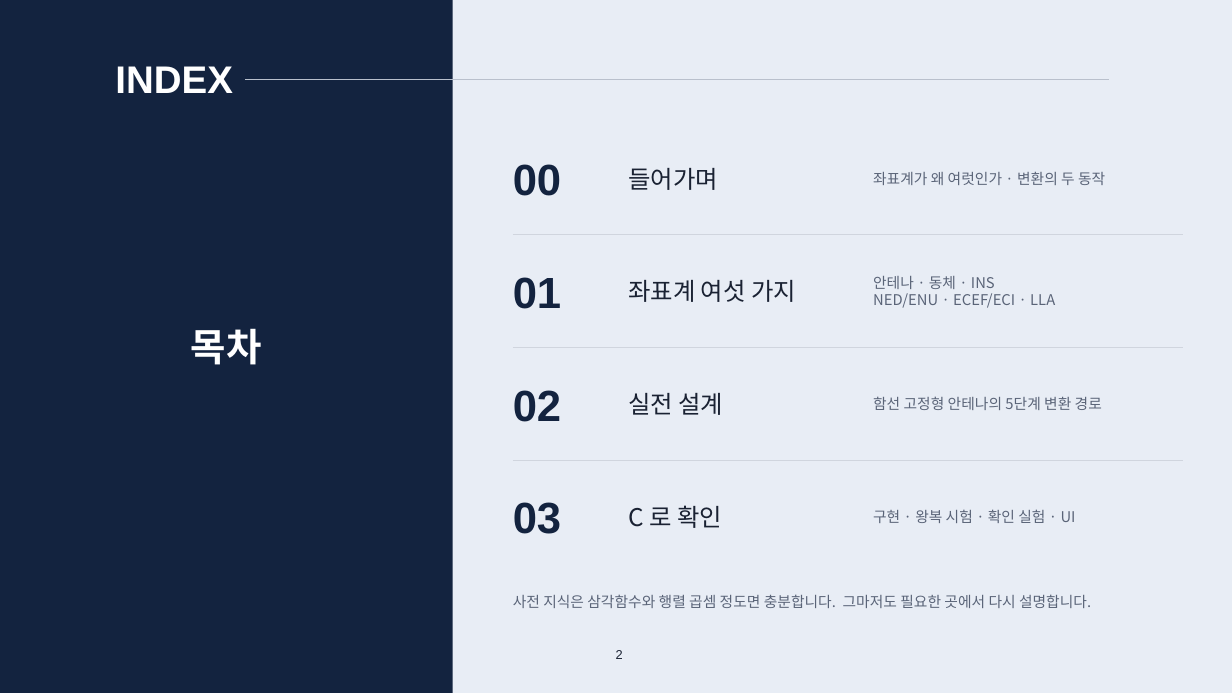
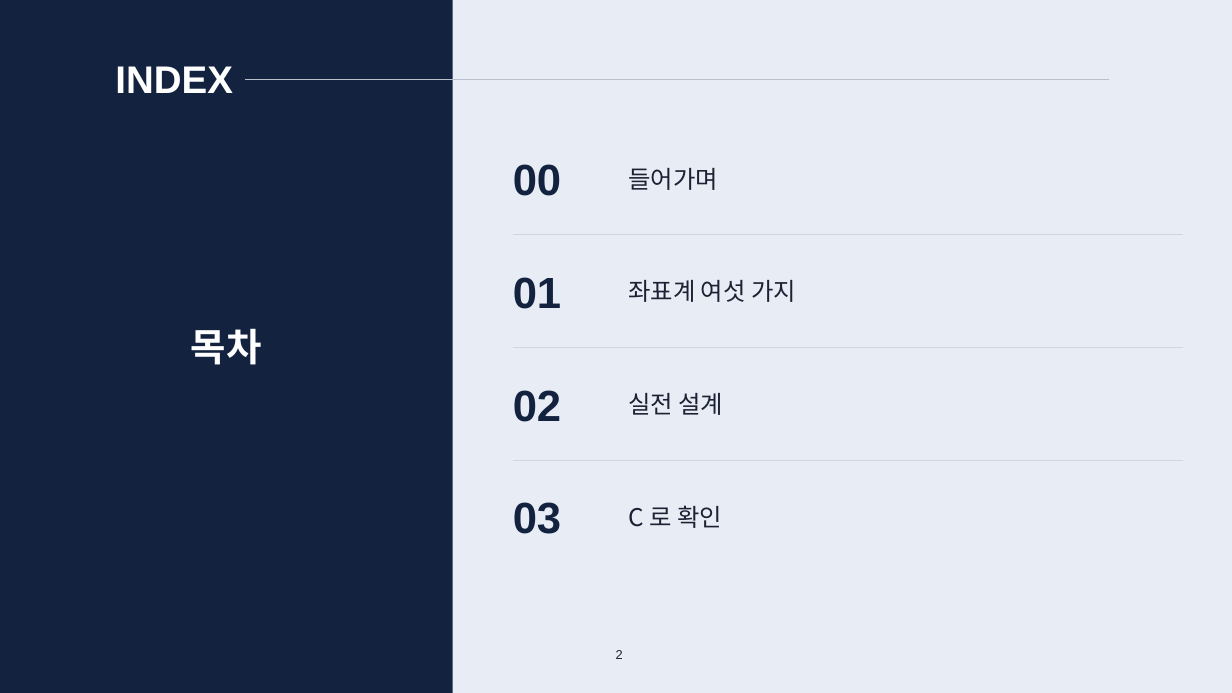
Before and after one commit to harley-hwan/IpcProc, a slide deck: slide 2 of Part2_CoordFrames/ref/산출물/Chapter2_coordinate_systems.pptx. Drawn at 1232x693 pixels with LibreOffice and Linux fonts; fonts in the diff are those of the drawing. Boxes give left, top, right and bottom in pixels: in the first picture for what was removed or moved away, otherwise in the second. Text is boxed around its words. In the diff, an @@ line names an element or a change of style, - is before the commit and + after.

```diff
--- a/Part2_CoordFrames/ref/산출물/Chapter2_coordinate_systems.pptx
+++ b/Part2_CoordFrames/ref/산출물/Chapter2_coordinate_systems.pptx
@@ text removed at bbox=[873, 172, 1105, 185] @@
-좌표계가 왜 여럿인가 · 변환의 두 동작
@@ text removed at bbox=[873, 276, 1055, 308] @@
-안테나 · 동체 · INS
-NED/ENU · ECEF/ECI · LLA
@@ text removed at bbox=[873, 396, 1102, 410] @@
-함선 고정형 안테나의 5단계 변환 경로
@@ text removed at bbox=[873, 509, 1076, 523] @@
-구현 · 왕복 시험 · 확인 실험 · UI
@@ text removed at bbox=[513, 594, 1091, 608] @@
-사전 지식은 삼각함수와 행렬 곱셈 정도면 충분합니다. 그마저도 필요한 곳에서 다시 설명합니다.
```
Also in this commit, not shown: 20 other slides changed, 4 slides added, 9 slides removed, 4 other files.
